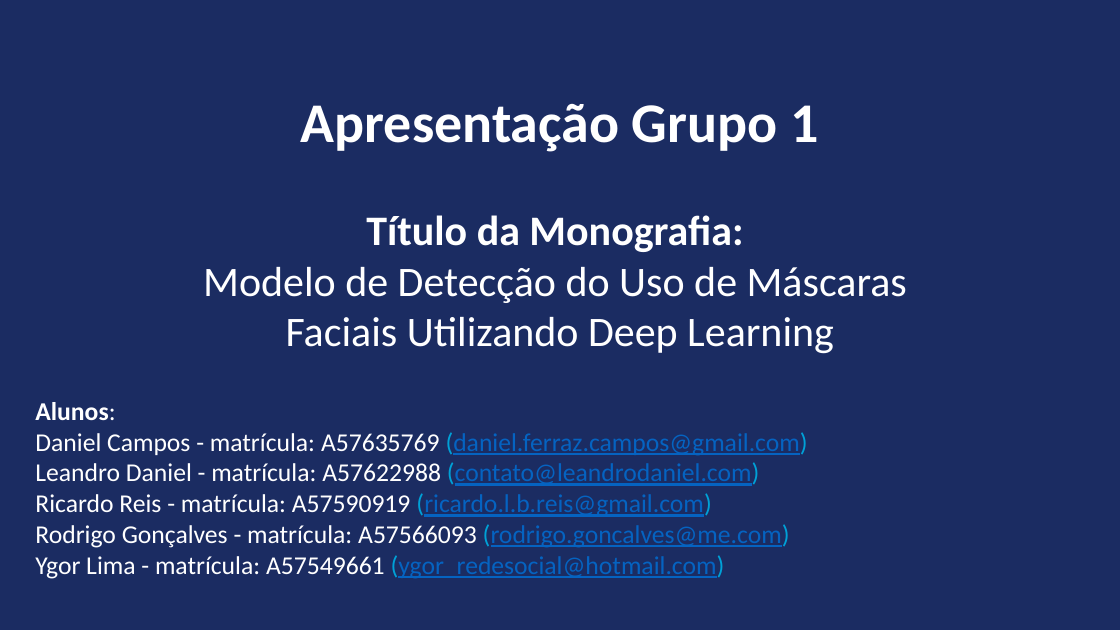
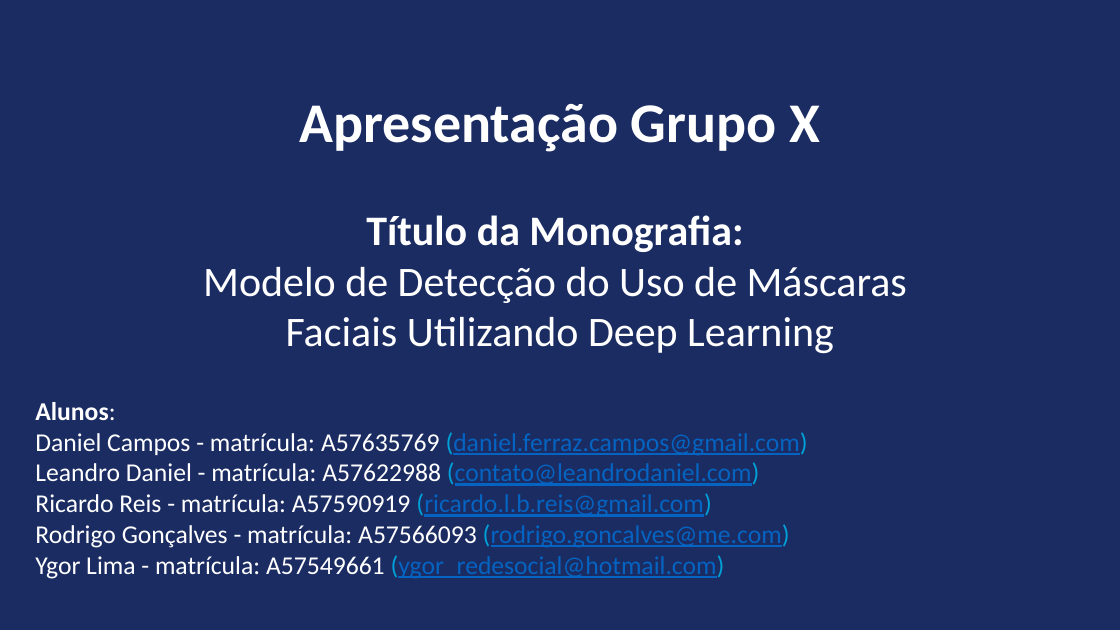
Before and after one commit to ldaniel/Challenges-Requirements-Analytical-Projects, a slide deck: slide 1 of presentation/FGV-MBA - Monografia - Detecção de Máscara Facial.pptx. Drawn at 1120x630 pixels with LibreOffice and Linux fonts; fonts in the diff are those of the drawing; background and template pictures are left out. Boxes give left, top, right and bottom in pixels: in the first picture for what was removed or moved away, otherwise in the second. Text is boxed around its words. In the diff, an @@ line names an element or a change of style, - is before the commit and + after.

```diff
--- a/presentation/FGV-MBA - Monografia - Detecção de Máscara Facial.pptx
+++ b/presentation/FGV-MBA - Monografia - Detecção de Máscara Facial.pptx
@@ text at bbox=[300, 104, 820, 152]: text changed @@
-Apresentação Grupo 1
+Apresentação Grupo X
```
Also in this commit, not shown: 4 other slides changed.
